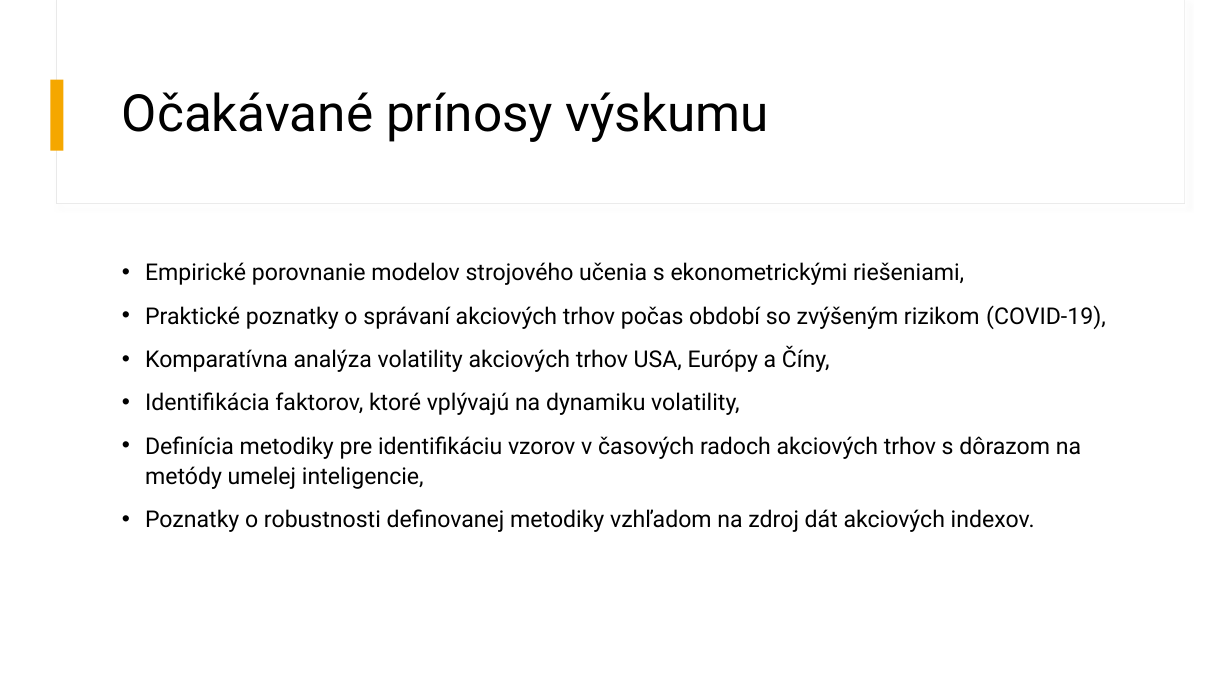
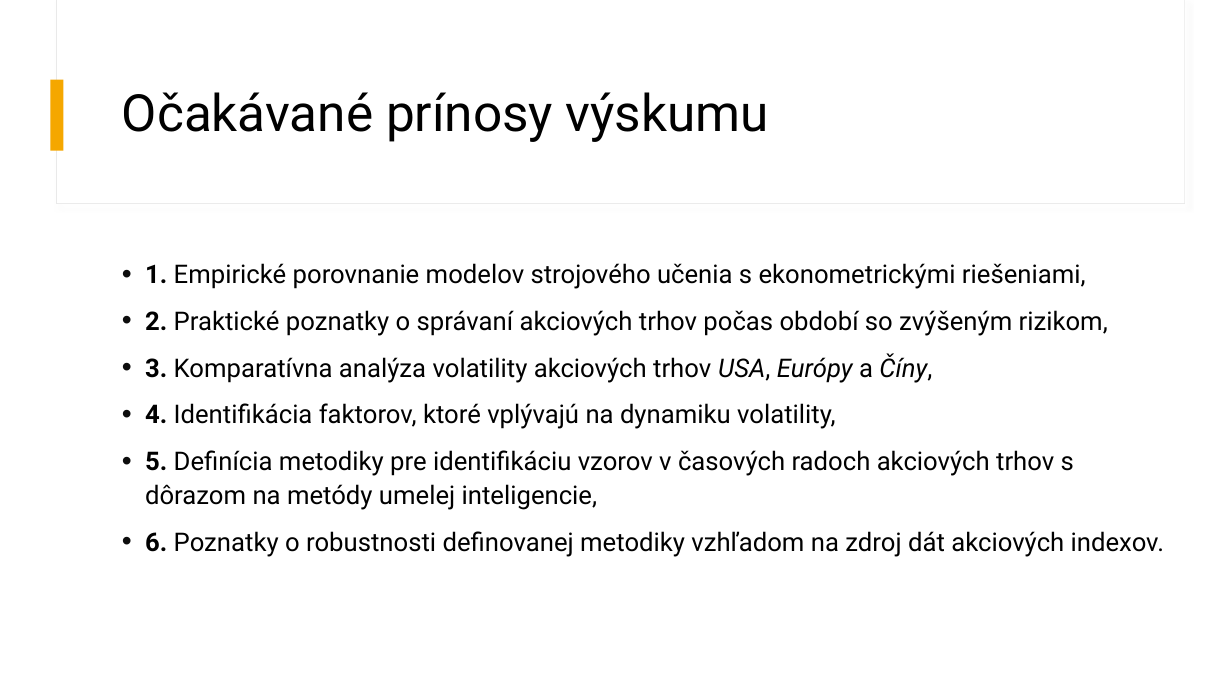
Before and after one commit to MatejLuzak/Identification-of-Patterns-of-Stock-Market-Volatility-in-the-USA-China-and-Europe-Using-AI-Methods, a slide deck: slide 4 of Identifikácia vzorov v časových radoch pre komparáciu volatility.pptx. Drawn at 1232x693 pixels with LibreOffice and Linux fonts; fonts in the diff are those of the drawing. Boxes give left, top, right and bottom in pixels: in the first picture for what was removed or moved away, otherwise in the second. Text is boxed around its words. In the diff, an @@ line names an element or a change of style, - is before the commit and + after.

```diff
--- a/Identifikácia vzorov v časových radoch pre komparáciu volatility.pptx
+++ b/Identifikácia vzorov v časových radoch pre komparáciu volatility.pptx
@@ text at [145,263,1164,557]: text changed; size 18 to 20 pt @@
-• Empirické porovnanie modelov strojového učenia s ekonometrickými riešeniami,
-• Praktické poznatky o správaní akciových trhov počas období so zvýšeným rizikom (COVID-19),
-• Komparatívna analýza volatility akciových trhov USA, Európy a Číny,
-• Identifikácia faktorov, ktoré vplývajú na dynamiku volatility,
-• Definícia metodiky pre identifikáciu vzorov v časových radoch akciových trhov s dôrazom na metódy umelej inteligencie,
-• Poznatky o robustnosti definovanej metodiky vzhľadom na zdroj dát akciových indexov.
+• 1. Empirické porovnanie modelov strojového učenia s ekonometrickými riešeniami,
+• 2. Praktické poznatky o správaní akciových trhov počas období so zvýšeným rizikom,
+• 3. Komparatívna analýza volatility akciových trhov USA, Európy a Číny,
+• 4. Identifikácia faktorov, ktoré vplývajú na dynamiku volatility,
+• 5. Definícia metodiky pre identifikáciu vzorov v časových radoch akciových trhov s dôrazom na metódy umelej inteligencie,
+• 6. Poznatky o robustnosti definovanej metodiky vzhľadom na zdroj dát akciových indexov.
```
Also in this commit, not shown: 5 other slides changed, 1 slide added, 1 slide removed.
